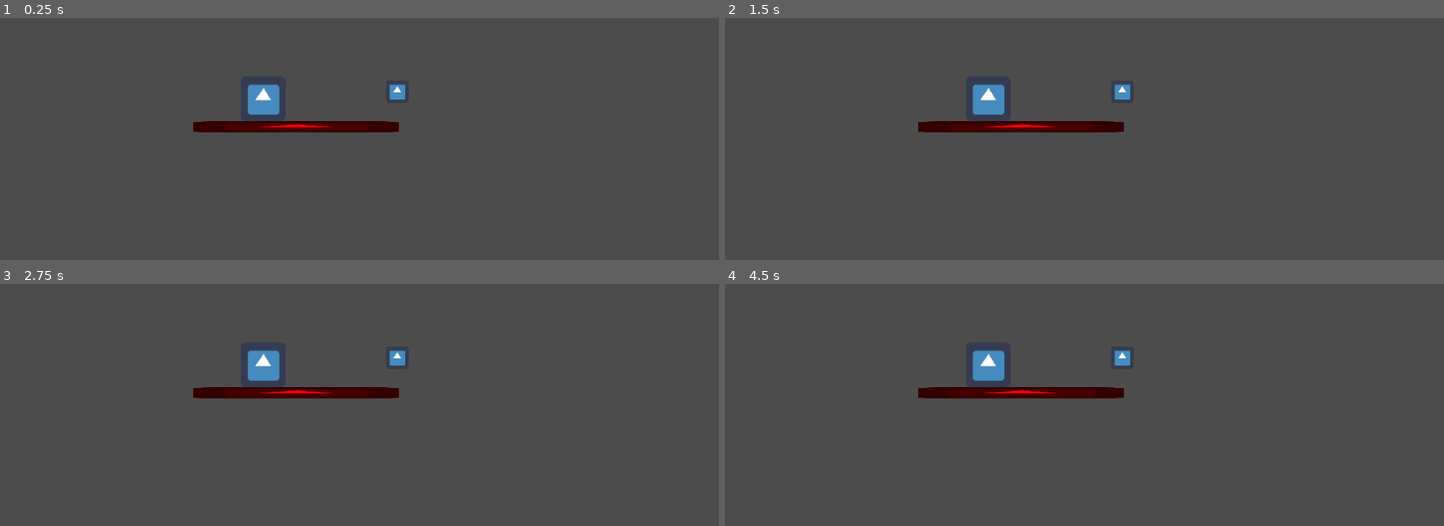
Above: before the commit, frames 1-4 (two rows, left to right).
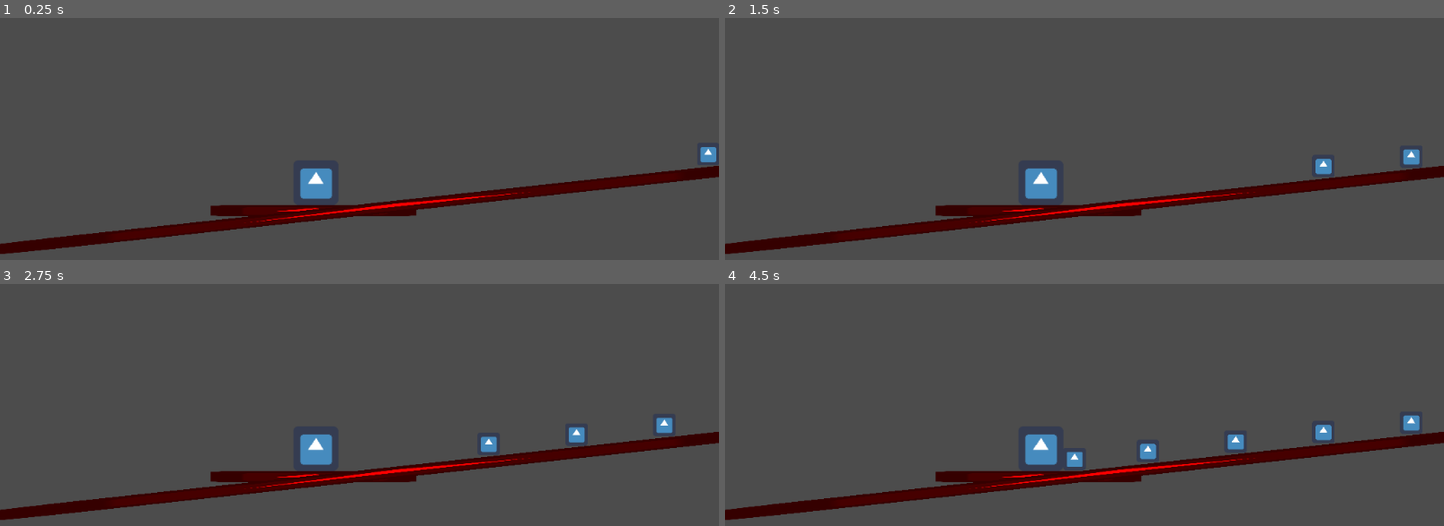
Above: after the commit, the same moments.

Repository: Tuiuiu/gamejaajproject
Game: Godot game, scene res://Scenes/World/World.tscn
Two runs of this game, one before a commit and one after it. Both use one fixed random seed, a clock stepped at 60 frames per second and the inputs below. The project has no main scene, so this scene is started directly. The engine's default icon, where the game draws it, is replaced by a stand-in: a white triangle on a blue panel in a dark square.
Inputs:
- Up to frame 1 (0.25 s): no input
- Up to frame 2 (1.5 s): hold Up (ui_up) from 0.53 s (still down)
- Up to frame 3 (2.75 s): release Up (ui_up) at 2.03 s
- Up to frame 4 (4.5 s): hold Up (ui_up) 2.78-4.28 s

The runs differ from the first frame. In frame 1, 8.3% of the frame differs, in the area x 0-100%, y 27-98%; in frame 2, 8.4%; in frame 3, 8.6%; in frame 4, 8.9%.

Commit message:
Adds new spawner to test the enemies movement

Diff:
--- a/GameJaajProject/Scenes/Enemies/Enemy.gd
+++ b/GameJaajProject/Scenes/Enemies/Enemy.gd
@@ -1,14 +1,19 @@
 extends KinematicBody2D
 
-var MOVESPEED = 40
+var MOVESPEED = 120.0
 var active = true
 var velocity = Vector2()
 # Called when the node enters the scene tree for the first time.
 func _ready():
     velocity.x += -MOVESPEED
-    velocity.y = 0
+    velocity.y = 60.0
     active = true
 
-func _process_input(delta):
+func _physics_process(delta):
+    if (get_global_position().x <= -100):
+        die()
     if (active):
         move_and_slide(velocity, Vector2(0, -1))
+
+func die():
+    queue_free()
--- /dev/null
+++ b/GameJaajProject/Scenes/World/EnemiesSpawner.gd
@@ -0,0 +1,20 @@
+extends Node2D
+
+var timer
+var count = 0
+var enemy = preload("res://Scenes/Enemies/Enemy.tscn")
+
+# Called when the node enters the scene tree for the first time.
+func _ready():
+    timer = $Timer
+    timer.start()
+
+func _process(delta):
+    pass
+
+func spawn_enemy():
+    var clone = enemy.instance()
+    add_child(clone)
+
+func _on_Timer_timeout():
+    spawn_enemy()
--- a/GameJaajProject/Scenes/World/World.tscn
+++ b/GameJaajProject/Scenes/World/World.tscn
@@ -1,8 +1,9 @@
-[gd_scene load_steps=5 format=2]
+[gd_scene load_steps=6 format=2]
 
 [ext_resource path="res://Scenes/Player/Player.tscn" type="PackedScene" id=1]
 [ext_resource path="res://icon.png" type="Texture" id=2]
 [ext_resource path="res://Scenes/Enemies/Enemy.tscn" type="PackedScene" id=3]
+[ext_resource path="res://Scenes/World/EnemiesSpawner.gd" type="Script" id=4]
 
 [sub_resource type="RectangleShape2D" id=1]
 extents = Vector2( 148.576, 8 )
@@ -16,7 +17,9 @@
 [node name="LevelInteractables" type="Node2D" parent="."]
 
 [node name="PlayerFloor" type="StaticBody2D" parent="LevelInteractables"]
-position = Vector2( 333.755, 353.554 )
+position = Vector2( 358.728, 473.475 )
+collision_layer = 2
+collision_mask = 2
 
 [node name="CollisionShape2D" type="CollisionShape2D" parent="LevelInteractables/PlayerFloor"]
 position = Vector2( 86.6206, -0.707092 )
@@ -28,10 +31,30 @@
 scale = Vector2( 4.57724, 0.25 )
 texture = ExtResource( 2 )
 
+[node name="TestFloor" type="StaticBody2D" parent="LevelInteractables"]
+position = Vector2( 207.699, 505.772 )
+rotation = -0.108134
+scale = Vector2( 3.97136, 1.01204 )
+
+[node name="CollisionShape2D" type="CollisionShape2D" parent="LevelInteractables/TestFloor"]
+position = Vector2( 86.6206, -0.707092 )
+shape = SubResource( 1 )
+
+[node name="Sprite" type="Sprite" parent="LevelInteractables/TestFloor"]
+modulate = Color( 1, 0, 0, 1 )
+position = Vector2( 87.4698, -0.353516 )
+scale = Vector2( 4.57724, 0.25 )
+texture = ExtResource( 2 )
+
 [node name="Player" parent="." instance=ExtResource( 1 )]
-position = Vector2( 374.824, 297.435 )
+position = Vector2( 449.744, 406.842 )
+collision_mask = 2147483651
 
 [node name="Enemies" type="Node2D" parent="."]
+position = Vector2( 1038.79, 379.523 )
+script = ExtResource( 4 )
 
 [node name="Enemy" parent="Enemies" instance=ExtResource( 3 )]
-position = Vector2( 565.685, 302.642 )
+
+[node name="Timer" type="Timer" parent="Enemies"]
+[connection signal="timeout" from="Enemies/Timer" to="Enemies" method="_on_Timer_timeout"]
